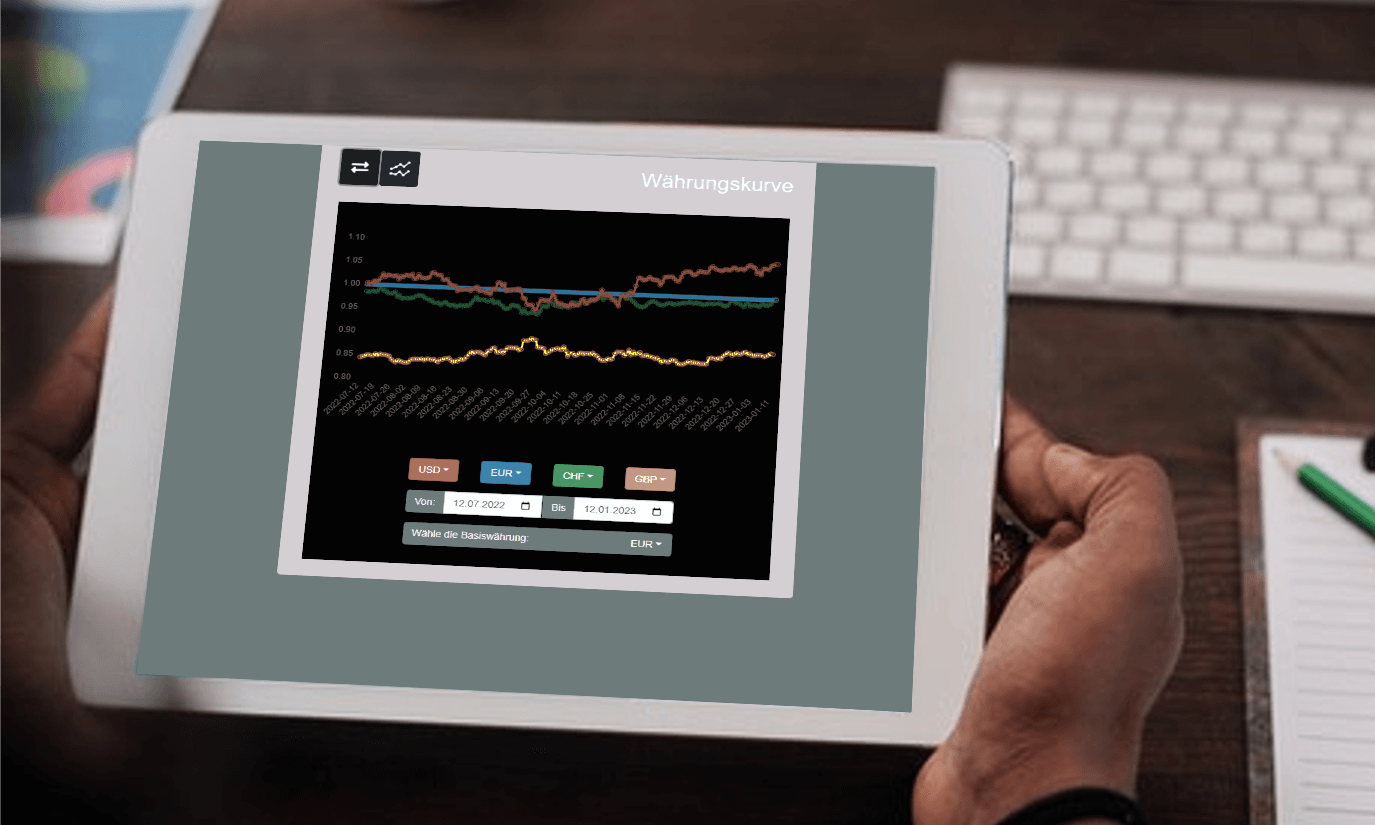
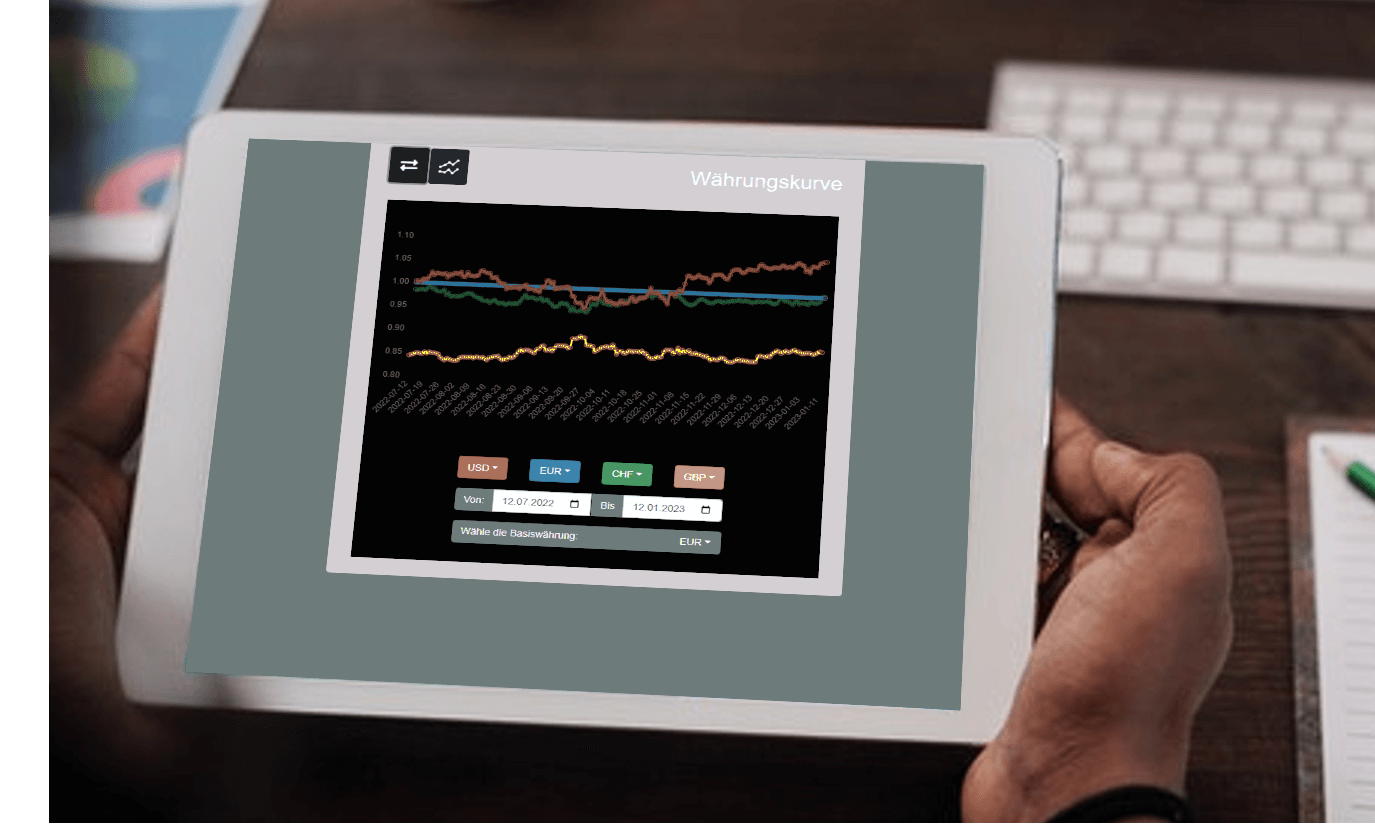
Two versions of the same layered image (1375x825). Layer-by-layer changes:
removed layer "Eingefügte Ebene" over bbox(136, 140, 935, 712)
painted on "CurrencyConverter.png" over bbox(0, 0, 1375, 825)
